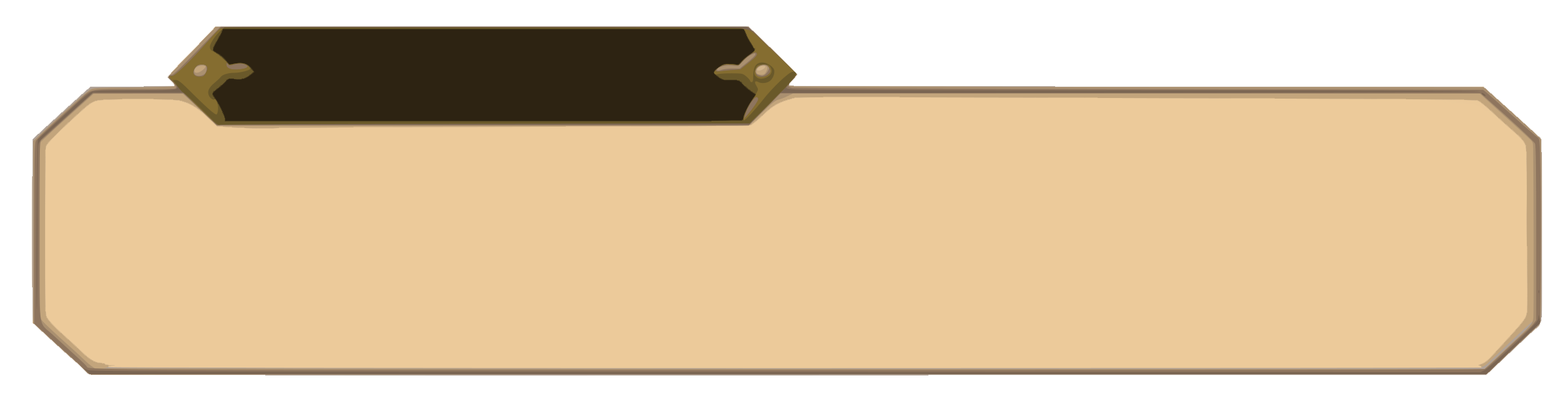
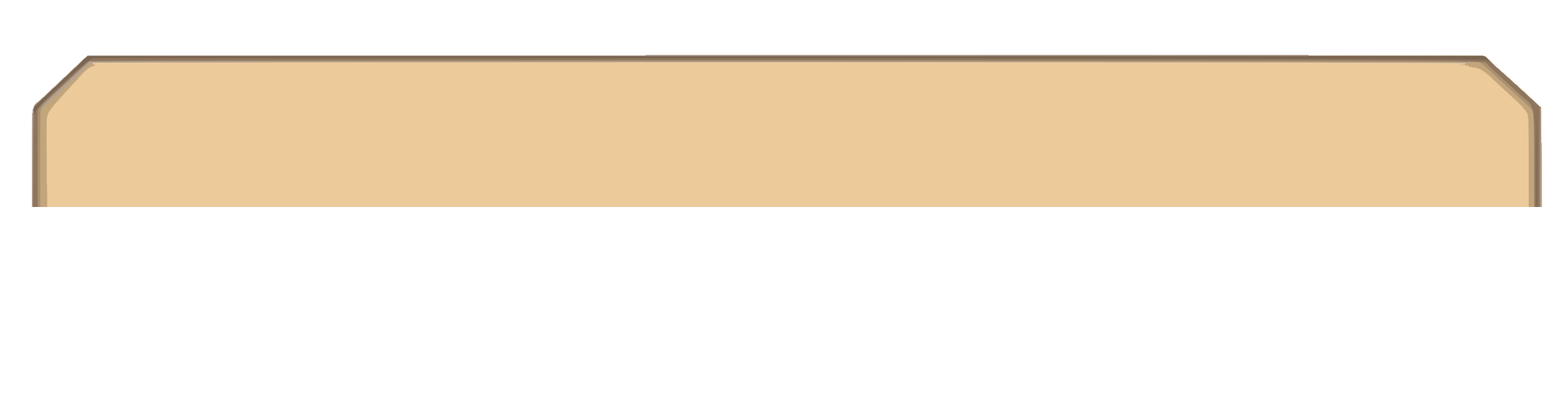
Two versions of the same layered image (w=1568, h=414). Layer-by-layer changes:
added layer "Capa 5 copia" above "Capa 5" over [31, 54, 1543, 208]
hid "Capa 1 copia" over [31, 26, 1543, 377]
